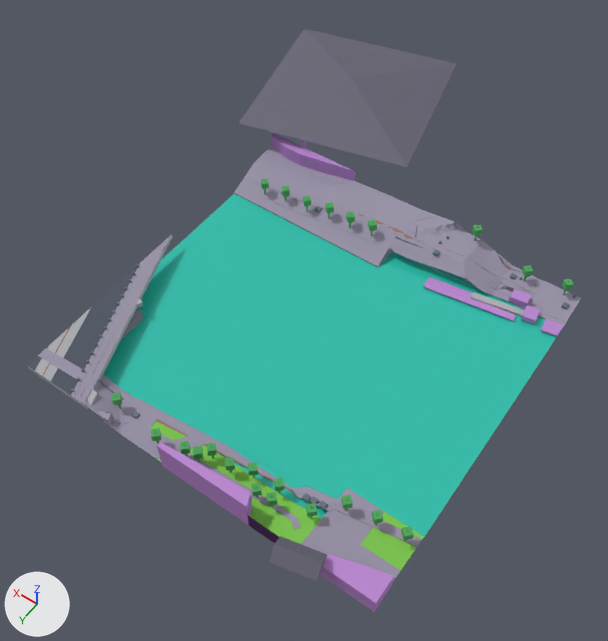
A saved change to the glTF model public/maps/melbourne/chunks/5_-15.glb.
Rendered twice from a camera (50 mm lens) standing at (567.0, 1874.0, 207.0) and looking at (664.0, 1738.0, -6.0). Lighting does not change. The marker at lower left points along +X, +Y and +Z. The older version comes first. Where no turn or scale is listed for an object, it has been applied to the vertices. Vertices at exactly the same position are counted once.

Objects in the first picture: 'compiled-chunk'.
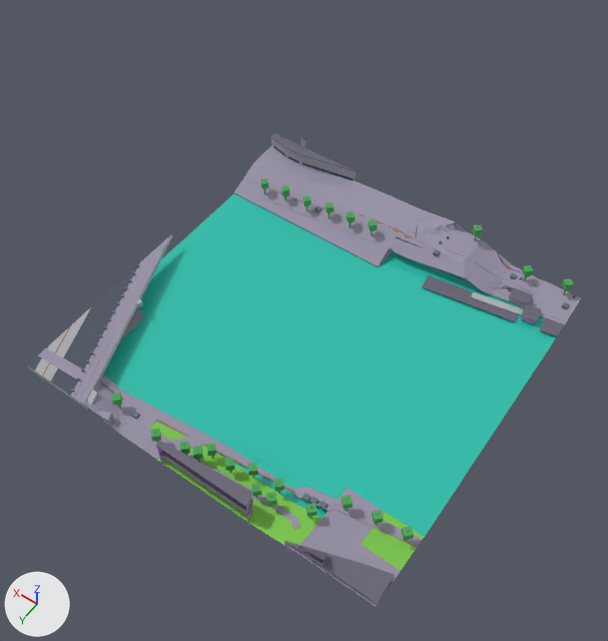
Where the newer file only moved an object's origin or applied its transform, the numbers keep the older frame.

Where the change shows, as pixel boxes (x1, y1, x2, y2) in the pictures (608 x 641 px):
```json
{"object": "compiled-chunk", "change": "reshaped", "before": [27, 29, 581, 612], "after": [27, 133, 581, 607], "on screen": "19% shorter"}
{"part": 1, "of": "me_mesh_0", "change": "added", "after": [509, 288, 533, 305]}
{"part": 2, "of": "me_mesh_0", "change": "added", "after": [521, 304, 541, 322]}
{"part": 3, "of": "me_mesh_0", "change": "cut back", "before": [239, 29, 576, 298], "after": [271, 133, 576, 336]}
{"part": 4, "of": "me_mesh_0", "change": "cut back", "before": [164, 467, 394, 612], "after": [156, 441, 394, 603]}
{"part": 5, "of": "me_mesh_0", "change": "recoloured", "before": [423, 286, 515, 321]}
{"part": 6, "of": "me_mesh_0", "change": "recoloured", "before": [272, 138, 356, 181], "after": [272, 138, 356, 181], "on screen": "purple to grey"}
```

Scene script edits in JSON lines:
```json
{"op": "add", "block": "mat_commercial_stone", "code": ["mat_commercial_stone = principled_material('commercial-stone')", "mat_commercial_stone.base_color = (0.43, 0.38, 0.45)  # grey #afa6b3", "mat_commercial_stone.roughness = 0.86"]}
{"op": "add", "block": "mat_commercial_rose", "code": ["mat_commercial_rose = principled_material('commercial-rose')", "mat_commercial_rose.base_color = (0.52, 0.26, 0.39)  # pink #bf8ba8", "mat_commercial_rose.roughness = 0.8"]}
{"op": "add", "block": "mat_window", "code": ["mat_window = principled_material('window')", "mat_window.base_color = (0.035, 0.105, 0.16)  # dark blue #355b6f", "mat_window.metallic = 0.38", "mat_window.roughness = 0.24"]}
{"block": "me_mesh_0", "where": "# used by ob_compiled_chunk; location = (666.7, 1715.2, 10.0)"}
{"op": "remove", "block": "me_mesh_0", "code": "me_mesh_0.from_pydata(...)  # 4162 vertices, 6217 faces; spans x -73.0..73.0, y -98.0..98.0, z -11.0..11.0"}
{"op": "add", "block": "me_mesh_0", "code": "me_mesh_0.from_pydata(...)  # 4267 vertices, 6251 faces; spans x -73.0..47.0, y -30.0..91.0, z -11.0..5.0"}
{"block": "me_mesh_0", "change": "me_mesh_0 part 1: the loose piece of 8 vertices spanning x -65.0..-62.0, y -24.0..-20.0, z -9.0..-8.0 is copied, and the copy is multiplied about its middle by the matrix ((0.015, -1.721, 0.316), (1.75, 0.014, -0.005), (0.002, 0.316, 1.721)), then moved by (7.0, 3.0, 1.0), in mat_roof_membrane (grey #696576); it spans x -60.0..-54.0, y -21.0..-16.0, z -7.0"}
{"block": "me_mesh_0", "change": "me_mesh_0 part 2: the loose piece of 8 vertices spanning x -65.0..-62.0, y -24.0..-20.0, z -9.0..-8.0 is copied, and the copy is scaled about its middle by (-2.68, -1.4, 0.0319), then moved by (1.0, 7.0, 1.0), in mat_roof_membrane (grey #696576); it spans x -65.0..-60.0, y -18.0..-12.0, z -8.0..-7.0"}
{"block": "me_mesh_0", "change": "me_mesh_0 part 3: 9 vertices moved within x -71.0..-18.0, y -29.0..-17.0, z -7.0..-3.0; 17 vertices removed from x -71.0..73.0, y -98.0..-14.0, z -10.0..11.0; 59 vertices added at x -73.0..47.0, y -29.0..-6.0, z -9.0..5.0"}
{"block": "me_mesh_0", "change": "me_mesh_0 part 4: 1 vertex moved within x 20.0, y 82.0, z -9.0; 9 vertices removed from x -73.0..30.0, y 81.0..98.0, z -9.0..2.0; 56 vertices added at x -73.0..41.0, y 82.0..91.0, z -9.0..2.0"}
{"block": "me_mesh_0", "change": "me_mesh_0 part 5: 12 faces spanning x -59.0..-29.0, y -14.0..-6.0, z -9.0 switch from mat_commercial (purple #b985cf) to mat_commercial_rose (pink #bf8ba8)"}
{"block": "me_mesh_0", "change": "me_mesh_0 part 6: 16 faces spanning x -60.0..47.0, y -29.0..-17.0, z -9.0..5.0 switch from mat_commercial (purple #b985cf) to mat_commercial_stone (grey #afa6b3)"}
{"op": "add", "block": "me_mesh_0", "code": "me_mesh_0.materials.append(mat_window)  # dark blue #355b6f"}
```
